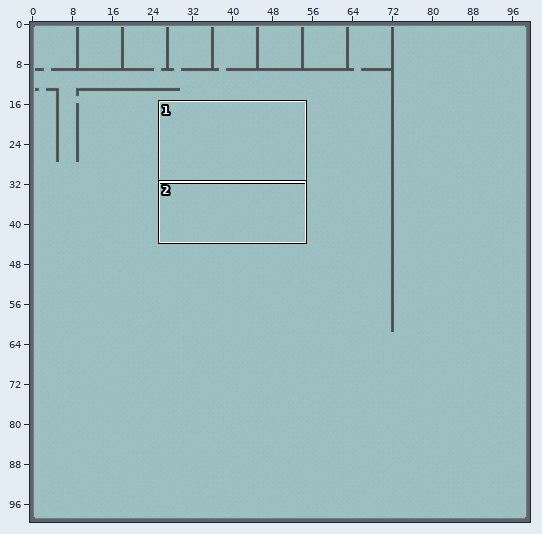
Two states of a Tiled map, maps/clab_map.tmx. The first picture is a wide view before the edit; the outline marks the close-up.
Close-up. Before the commit:
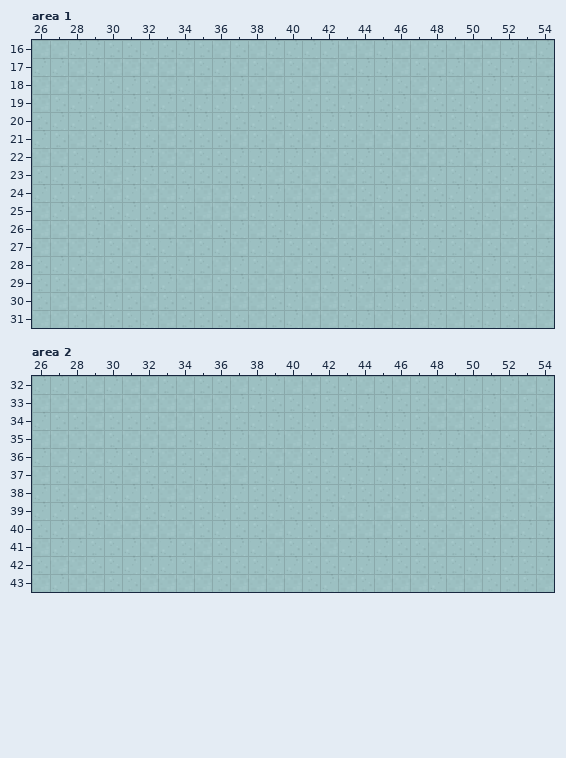
Cells are 64x64 px. Shown: area 1 x 26..54, y 16..31; area 2 x 26..54, y 32..43. The commit also changed other parts of the map, which this record leaves out.
After the commit:
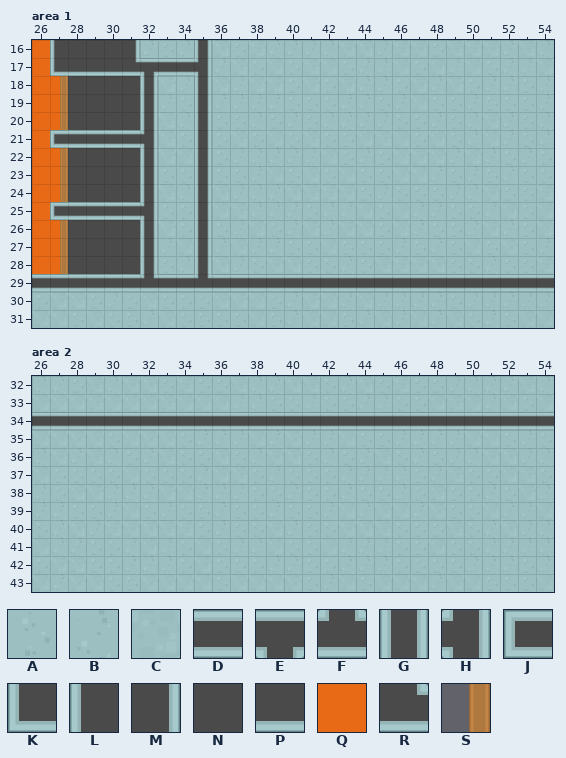
Key: from "tiles": A 6, B 7, C 9, D 281, E 282, F 283, G 308, H 310, J 312, K 313, L 337, M 338, N 339, P 365, Q 397, R 419, S 439.
_ is an empty cell.
The edit:
Layer "Floor", area 1:
Tile A gives way to one hidden under a higher layer in row 21 at x 27.
Tile B gives way to one hidden under a higher layer in row 25 at x 27.
The edit turns tile A into tile Q in row 19 at x 27; in row 20 at x 26; in row 23 at x 26; in row 28 at x 26.
The edit turns tile B into tile Q in row 17 at x 26; in row 20 at x 27; in row 21 at x 26; in row 23 at x 27; in row 24 at x 26 to 27; in row 28 at x 27.
The edit turns tile C into tile Q in row 16 at x 26; in row 18 at x 26 to 27; in row 19 at x 26; in row 22 at x 26 to 27; in row 25 at x 26; in rows 26 to 27 at x 26 to 27.
Layer "Walls", area 1:
There is now tile D in row 17 at x 33 to 34; in row 21 at x 28 to 31; in row 25 at x 28 to 31; in row 29 at x 26 to 31, 33 to 34 and 36 to 54.
There is now tile E in row 17 at x 32.
There is now tile F in row 29 at x 32 and 35.
There is now tile G in row 16 at x 35; in rows 18 to 20 at x 32 and 35; in row 21 at x 35; in rows 22 to 24 at x 32 and 35; in row 25 at x 35; in rows 26 to 28 at x 32 and 35.
There is now tile H in row 17 at x 35; in row 21 at x 32; in row 25 at x 32.
There is now tile J in row 21 at x 27; in row 25 at x 27.
There is now tile K in row 17 at x 27.
There is now tile L in row 16 at x 27.
There is now tile M in row 16 at x 31.
There is now tile N in row 16 at x 28 to 30; in rows 18 to 20 at x 28 to 31; in rows 22 to 24 at x 28 to 31; in rows 26 to 28 at x 28 to 31.
There is now tile P in row 17 at x 28 to 30.
There is now tile R in row 17 at x 31.
There is now tile S in rows 18 to 20 at x 27; in rows 22 to 24 at x 27; in rows 26 to 28 at x 27.
Layer "Walls", area 2:
There is now tile D in row 34 at x 26 to 54.
Where, in picture pixels (left, top, right, bottom), the same in both close-ups:
changed: (32, 40, 554, 292)
added: (32, 412, 554, 430)
